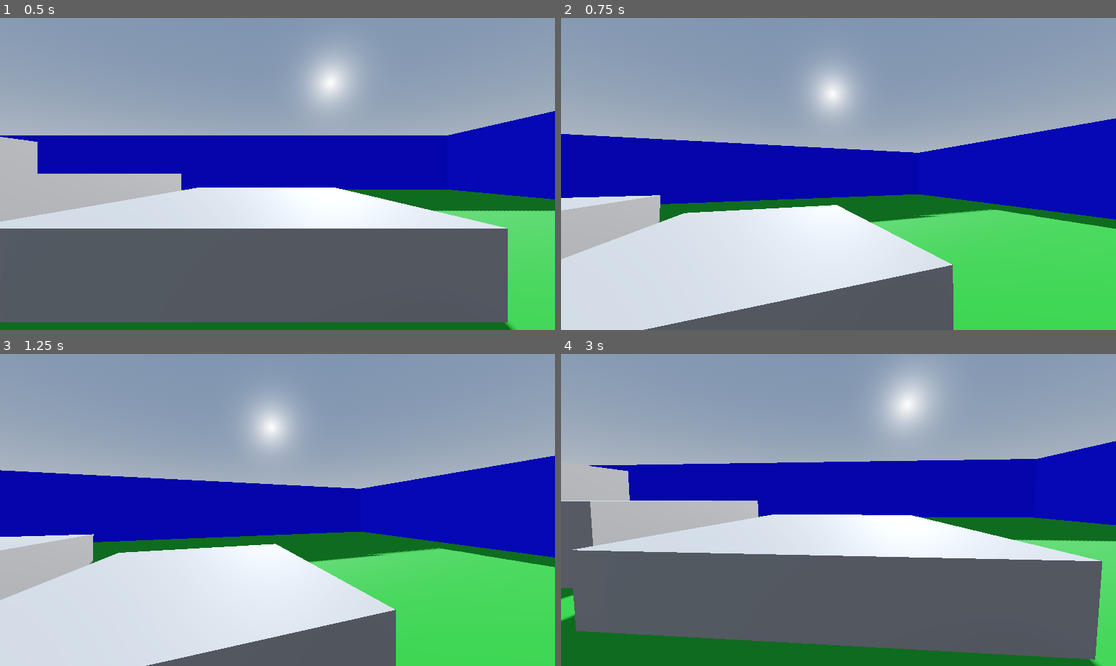
Above: before the commit, frames 1-4 (two rows, left to right).
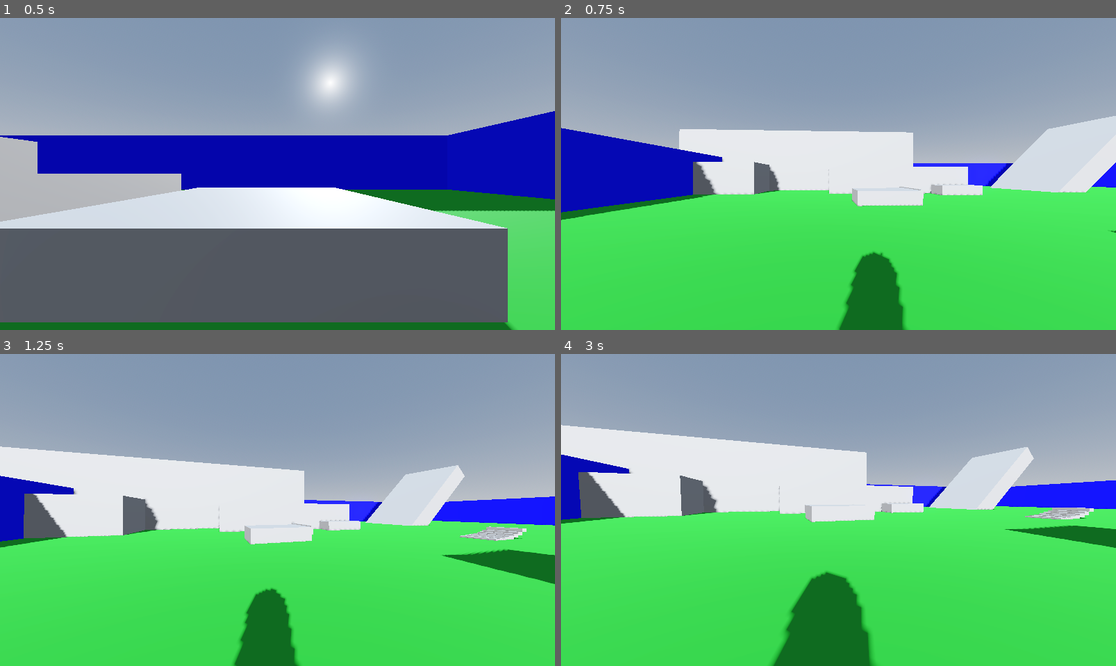
Above: after the commit, the same moments.

Repository: JuaaoA/FPS-test
Game: Godot game, scene res://Scenes/Levels/level0.tscn
The game is run twice, just before and just after one commit, with the same random seed, the same clock (stepped at 60 frames per second) and the same inputs.
Inputs (mouse positions are in pixels of both pictures, inside the frame that each line leads up to):
- Up to frame 1 (0.5 s): no input
- Up to frame 2 (0.75 s): move the mouse to (866, 174) at 0.52 s; hold Space (up_movement) from 0.53 s (still down); tap Q (fast_turn, bound only after the commit) at 0.6 s
- Up to frame 3 (1.25 s): keep holding Space (up_movement)
- Up to frame 4 (3 s): keep holding Space (up_movement); move the mouse to (810, 510) at 1.27 s; tap Shift (dash) at 1.35 s; tap Q (fast_turn, bound only after the commit) at 1.55, 2.1, 2.85 s; move the mouse to (849, 503) at 2.02 s; tap Enter at 2.75 s; move the mouse to (832, 516) at 2.77 s

Frame 1 is identical in both runs. In frame 2, 49% of the frame differs, in the area x 0-100%, y 14-100%; in frame 3, 54%; in frame 4, 69%, in the area x 0-100%, y 3-100%.

Commit message:
Desenvolvimento fast turn + wall jump part 1

Diff:
--- a/Scenes/ObjectScenes/Player/player.tscn
+++ b/Scenes/ObjectScenes/Player/player.tscn
@@ -71,6 +71,11 @@
 target_position = Vector3(0, -1.5, 0)
 script = ExtResource("5_pvwo3")
 
+[node name="BackwardTrigger" type="RayCast3D" parent="PlayerHead/PlayerTriggers/AirClimbTriggers"]
+transform = Transform3D(1, 0, 0, 0, 1, 0, 0, 0, 1, 0, 0.55, 0)
+target_position = Vector3(0, 0, 1)
+script = ExtResource("5_pvwo3")
+
 [node name="VaultRaycastPositioner" type="Node3D" parent="PlayerHead"]
 transform = Transform3D(1, 0, 0, 0, 1, 0, 0, 0, 1, 0, -0.25489, -1.80083)
 
--- a/Scripts/Player/PlayerControl.gd
+++ b/Scripts/Player/PlayerControl.gd
@@ -45,12 +45,17 @@
 
 # POSIÇÕES CLIMB
 var climb_target_pos = null
+
+# ROTAÇÃO FAST TURN
+var initial_head_rotation = null
+var target_head_rotation = null
 
 # BOLEANAS
 var wallrunning = false
 var climbing = false
 var vaulting = false
 var enable_gravity = true
+var turning = false
 
 # Objetos da camera e cabeça
 @onready var head = $PlayerHead
@@ -61,6 +66,7 @@
 @onready var climbRaycast = $PlayerHead/PlayerTriggers/ClimbRaycast
 @onready var vaultPositioner = $PlayerHead/VaultRaycastPositioner/VaultPositioner
 @onready var airClimb = $PlayerHead/PlayerTriggers/AirClimbTriggers
+@onready var backwardRaycast = $PlayerHead/PlayerTriggers/AirClimbTriggers/BackwardTrigger
 
 func _ready():
 	# Deixar o mouse travado ao iniciar o jogo
@@ -276,6 +282,9 @@
 		var vault = vaultRaycast._get_raycast_collision()
 		var climb = climbRaycast._get_raycast_collision()
 
+		# Verificar um raycast para ver se tem uma parede atrás do jogador
+		var backwardsClimb = backwardRaycast._check_raycast_collision()
+
 		# Se o player estiver no chão
 		var on_floor = is_on_floor()
 
@@ -303,6 +312,12 @@
 					return
 		# Se estiver no ar
 		else:
+			# Se estiver com uma parede ATRÁS do jogador
+			if (backwardsClimb):
+				# TODO -
+				print("BACKWARDS CLIMB")
+				print(backwardRaycast._get_collision_distance())
+
 			# Se estiver com uma parede na frente
 			## TODO
 			if (climb):
@@ -313,9 +328,10 @@
 				# Calcular distancia entre o jogador e a parede
 				var wall_distance_to_player = (position - wall_point).length()
 
-				# 1.65
-				var wallclimb_trigger_distance = 1.65
-
+				# Distancia entre a parede e o jogador máxima
+				var wallclimb_trigger_distance = 1.60
+
+				# DEBUG -
 				print("CLIMBING")
 				print(wall_distance_to_player)
 
@@ -369,6 +385,48 @@
 		# Definir a posição do objetivo
 		climb_target_pos = airClimb._get_new_climb_pos(region_climb)
 
+func _fast_turn():
+	## PRIMEIRO DE TUDO, VERIFICAR SE OUTRAS AÇÕES ESTÃO SENDO REALIZADAS
+	# Se o jogador já estiver virando
+	if turning:
+
+		## REALIZAR A MOVIMENTAÇÃO TODO TERMINAR
+
+		#
+		head.rotation.y = lerp_angle(head.rotation.y, target_head_rotation, 0.3)
+
+
+		# Caso o jogador tenha virado
+		if rad_to_deg(head.rotation.y) == rad_to_deg(target_head_rotation):
+			turning = false
+			initial_head_rotation = null
+			target_head_rotation = null
+
+		return
+
+	# o jogador não pode virar enquanto realiza vault
+	if vaulting or climbing:
+		return
+
+	# Se o jogador pressionar o botão de virar
+	if Input.is_action_just_pressed("fast_turn"):
+
+		## TODO IMPLEMENTAR ESSA PORRA LOGO
+		print("QUICK TURN")
+
+		# Habilitar o estado de rotação
+		turning = true
+
+		# Guardar rotação do jogador
+		initial_head_rotation = head.rotation.y
+
+		# Definir o ponto alvo para o jogador girar
+		target_head_rotation = initial_head_rotation + deg_to_rad(180)
+
+		# Resetar a corrida do jogador
+		running_time = 0
+
+
 ## PARA FISICA DO JOGO
 func _physics_process(delta):
 
@@ -399,6 +457,9 @@
 	# Calcular o movimento
 	_player_move(delta, direction)
 
+	# Verifica se o jogador apertou a tecla para virar rapidamente
+	_fast_turn()
+
 	# Head bob
 	t_bob += delta * velocity.length() * float(is_on_floor())
 	camera.transform.origin = _headbob(t_bob)
--- a/project.godot
+++ b/project.godot
@@ -62,6 +62,11 @@
 "events": [Object(InputEventKey,"resource_local_to_scene":false,"resource_name":"","device":-1,"window_id":0,"alt_press …(195 unchanged characters)…
 ]
 }
+fast_turn={
+"deadzone": 0.5,
+"events": [Object(InputEventKey,"resource_local_to_scene":false,"resource_name":"","device":-1,"window_id":0,"alt_pressed":false,"shift_pressed":false,"ctrl_pressed":false,"meta_pressed":false,"pressed":false,"keycode":0,"physical_keycode":81,"key_label":0,"unicode":113,"location":0,"echo":false,"script":null)
+]
+}
 
 [rendering]
 
